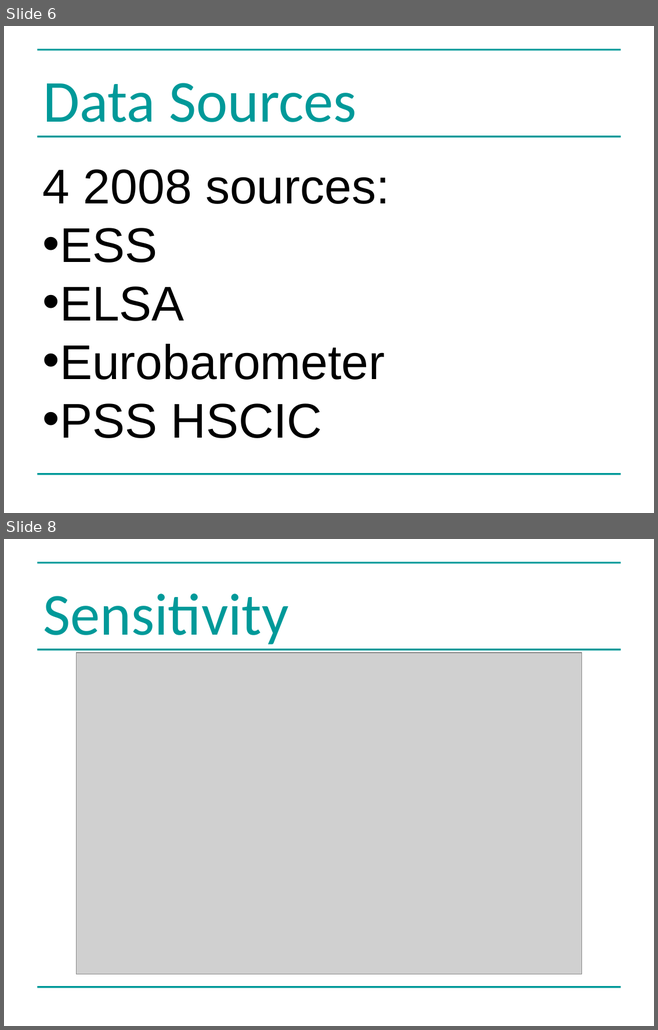
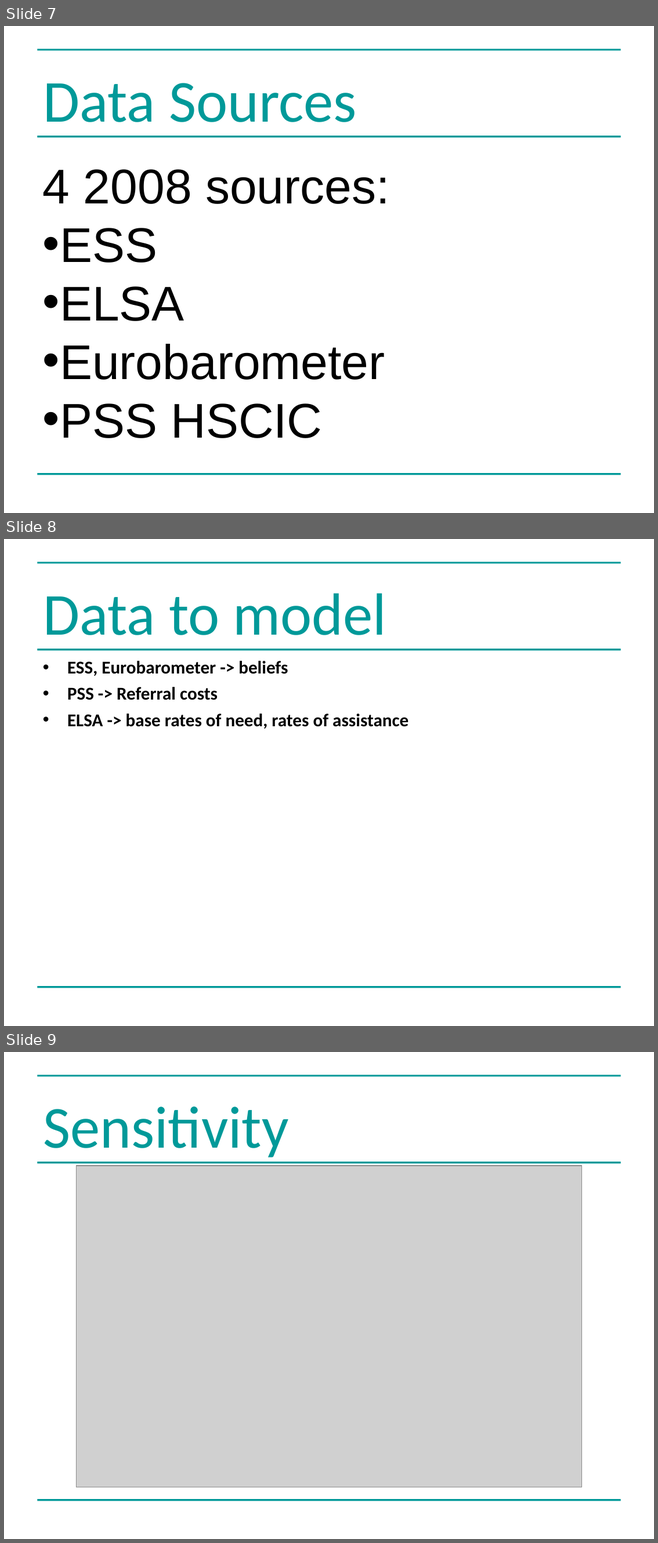
Before and after one commit to greenape/bsps2015, a slide deck: presentation/risky_aging_bsps.ppt. Shown one above the other, each under a label of ours: slides 6 and 8 before the commit, slides 7, 8 and 9 after it; the slides between them are not shown. The pictures are 658x1030 and 658x1543 pixels, drawn with LibreOffice and Linux fonts; fonts in the diff are those of the drawing; grey boxes stand for pictures. Boxes give left, top, right and bottom in pixels: in the first picture for what was removed or moved away, otherwise in the second. Text is boxed around its words. In the diff, an @@ line names an element or a change of style, - is before the commit and + after.

Commit message:
Data model mapping

```diff
--- a/presentation/risky_aging_bsps.ppt
+++ b/presentation/risky_aging_bsps.ppt
@@ slide 8 added at (x1=4, y1=539, x2=654, y2=1026), background #FFFFFF; not listed: 3 template elements that a slide beside it also shows @@
@@ title added at (x1=43, y1=593, x2=386, y2=635), 66 pt, text #009999 @@
+Data to model
@@ text added at (x1=67, y1=661, x2=408, y2=729), 20 pt, text #000000, bold @@
+• ESS, Eurobarometer -> beliefs
+• PSS -> Referral costs
+• ELSA -> base rates of need, rates of assistance
@@ what was slide 6 is now slide 7 @@
@@ what was slide 8 is now slide 9 @@
```
Also in this commit, not shown: 1 slide changed, 1 other slide added, 1 slide removed.
